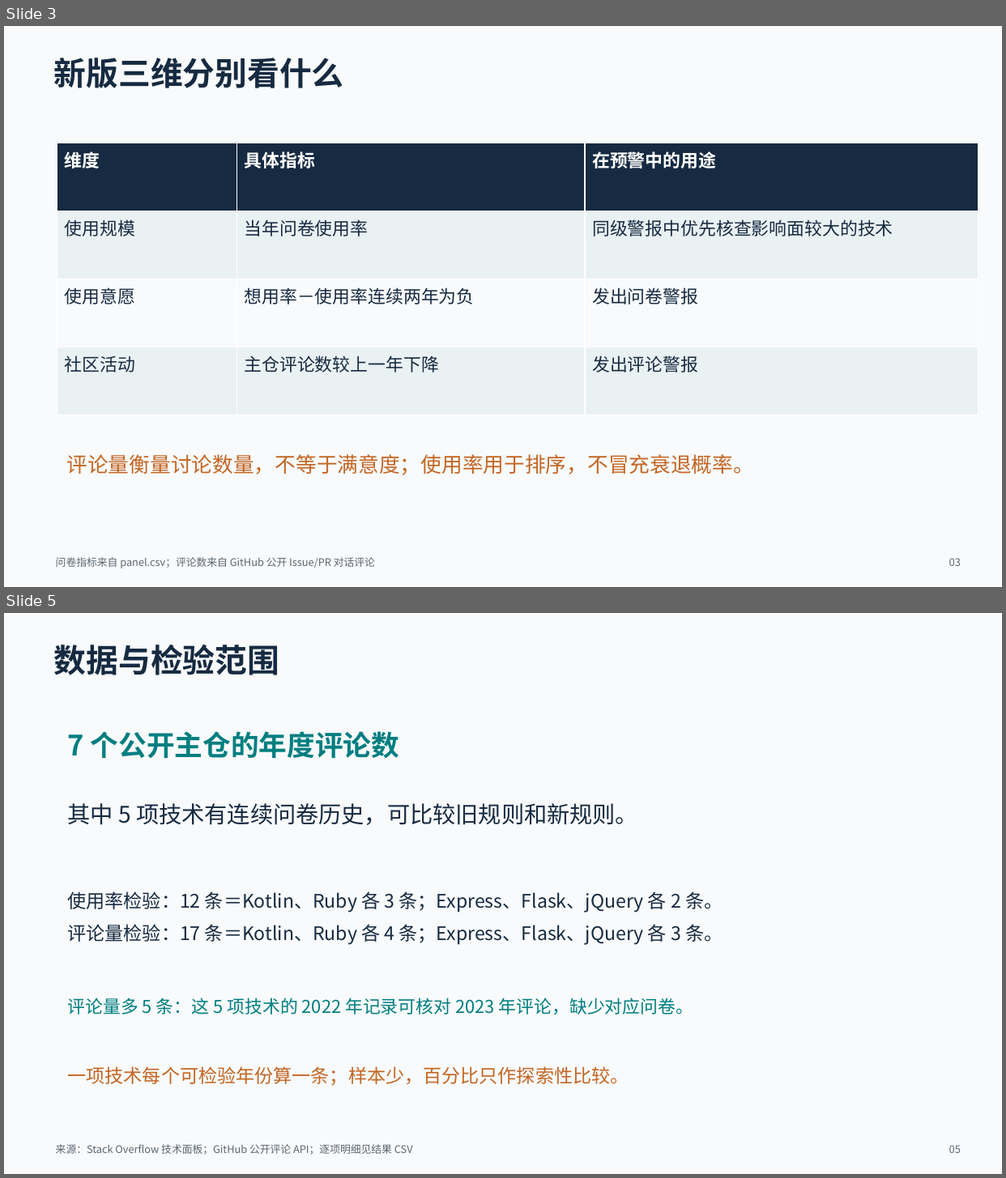
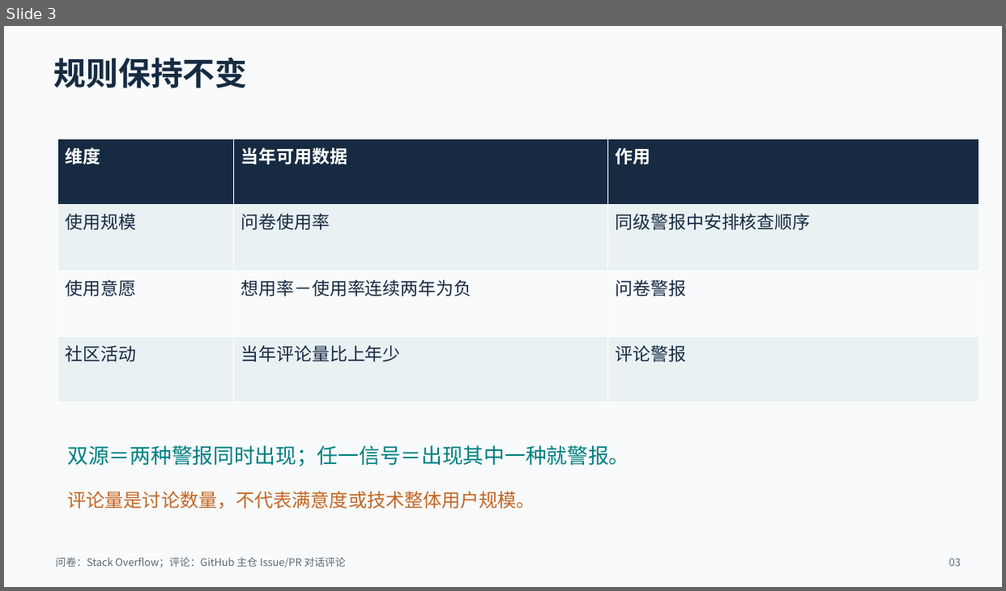
Before and after one commit to NTenthusiast/opensource-adoption-prediction, a slide deck: 组会汇报_2026-09-26/组会汇报_三维动态预警升级版.pptx. Shown one above the other, each under a label of ours: slides 3 and 5 before the commit, slide 3 after it; the slides between them are not shown. The pictures are 1006x1178 and 1006x591 pixels, drawn with LibreOffice and Linux fonts; fonts in the diff are those of the drawing. Boxes give left, top, right and bottom in pixels: in the first picture for what was removed or moved away, otherwise in the second. Text is boxed around its words. In the diff, an @@ line names an element or a change of style, - is before the commit and + after.

Commit message:
扩展近期双源预警样本并更新组会汇报

```diff
--- a/组会汇报_2026-09-26/组会汇报_三维动态预警升级版.pptx
+++ b/组会汇报_2026-09-26/组会汇报_三维动态预警升级版.pptx
@@ slide 5 removed at bbox=[4, 613, 1002, 1174], background #F8FAFB @@
@@ text removed at bbox=[54, 645, 279, 675] @@
-数据与检验范围
@@ text removed at bbox=[68, 731, 399, 758] @@
-7 个公开主仓的年度评论数
@@ text removed at bbox=[68, 803, 638, 825] @@
-其中 5 项技术有连续问卷历史，可比较旧规则和新规则。
@@ text removed at bbox=[68, 892, 722, 945] @@
-使用率检验：12 条＝Kotlin、Ruby 各 3 条；Express、Flask、jQuery 各 2 条。
-评论量检验：17 条＝Kotlin、Ruby 各 4 条；Express、Flask、jQuery 各 3 条。
@@ text removed at bbox=[68, 998, 693, 1015] @@
-评论量多 5 条：这 5 项技术的 2022 年记录可核对 2023 年评论，缺少对应问卷。
@@ text removed at bbox=[68, 1067, 629, 1086] @@
-一项技术每个可检验年份算一条；样本少，百分比只作探索性比较。
@@ text removed at bbox=[56, 1144, 413, 1155] @@
-来源：Stack Overflow 技术面板；GitHub 公开评论 API；逐项明细见结果 CSV
@@ text removed at bbox=[949, 1145, 961, 1153] @@
-05
@@ slide 3 changed as well @@
@@ text at bbox=[54, 58, 248, 88]: text changed @@
-新版三维分别看什么
+规则保持不变
@@ table at bbox=[58, 139, 978, 403] @@
-row 1, column 2: 具体指标
+row 1, column 2: 当年可用数据
-row 1, column 3: 在预警中的用途
+row 1, column 3: 作用
-row 2, column 2: 当年问卷使用率
+row 2, column 2: 问卷使用率
-row 2, column 3: 同级警报中优先核查影响面较大的技术
+row 2, column 3: 同级警报中安排核查顺序
-row 3, column 3: 发出问卷警报
+row 3, column 3: 问卷警报
-row 4, column 2: 主仓评论数较上一年下降
+row 4, column 2: 当年评论量比上年少
-row 4, column 3: 发出评论警报
+row 4, column 3: 评论警报
@@ table: place and size @@
-table at bbox=[57, 143, 978, 416]
+table at bbox=[58, 139, 978, 403]
@@ text at bbox=[68, 446, 630, 467]: text changed; text colour #C36623 to #007E80 @@
-评论量衡量讨论数量，不等于满意度；使用率用于排序，不冒充衰退概率。
+双源＝两种警报同时出现；任一信号＝出现其中一种就警报。
@@ text added at bbox=[68, 491, 536, 510], 18 pt, text #C36623 @@
+评论量是讨论数量，不代表满意度或技术整体用户规模。
@@ text at bbox=[56, 557, 346, 568]: text changed @@
-问卷指标来自 panel.csv；评论数来自 GitHub 公开 Issue/PR 对话评论
+问卷：Stack Overflow；评论：GitHub 主仓 Issue/PR 对话评论
```
Also in this commit, not shown: 4 other slides changed, 8 slides added, 6 other slides removed, 20 other files.
